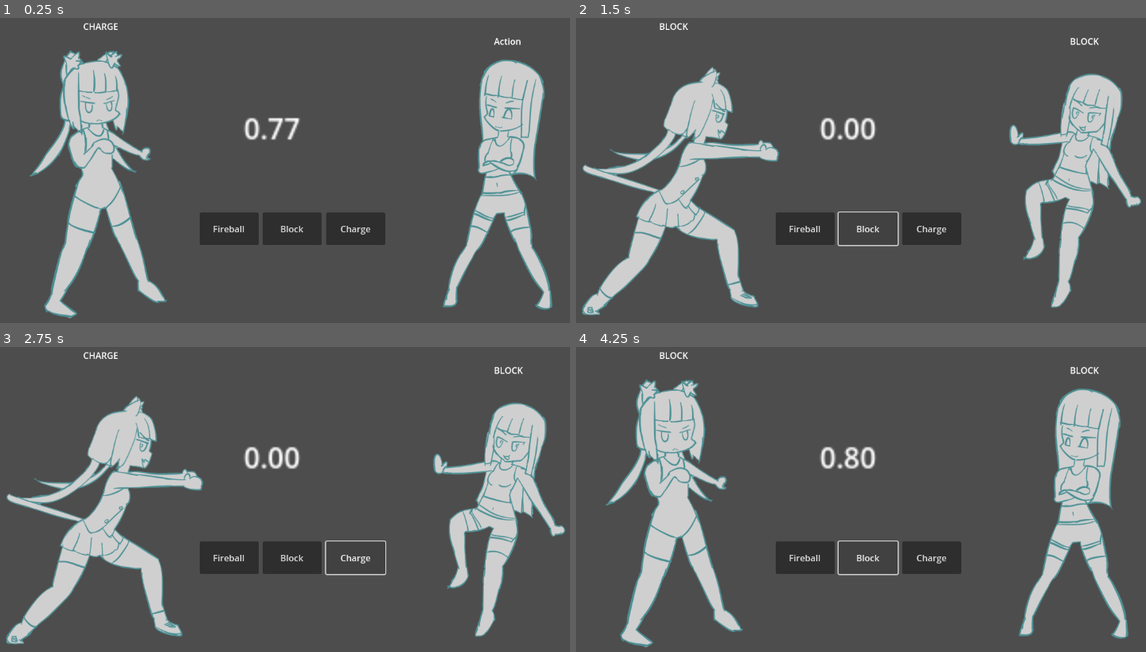
Above: before the commit, frames 1-4 (two rows, left to right).
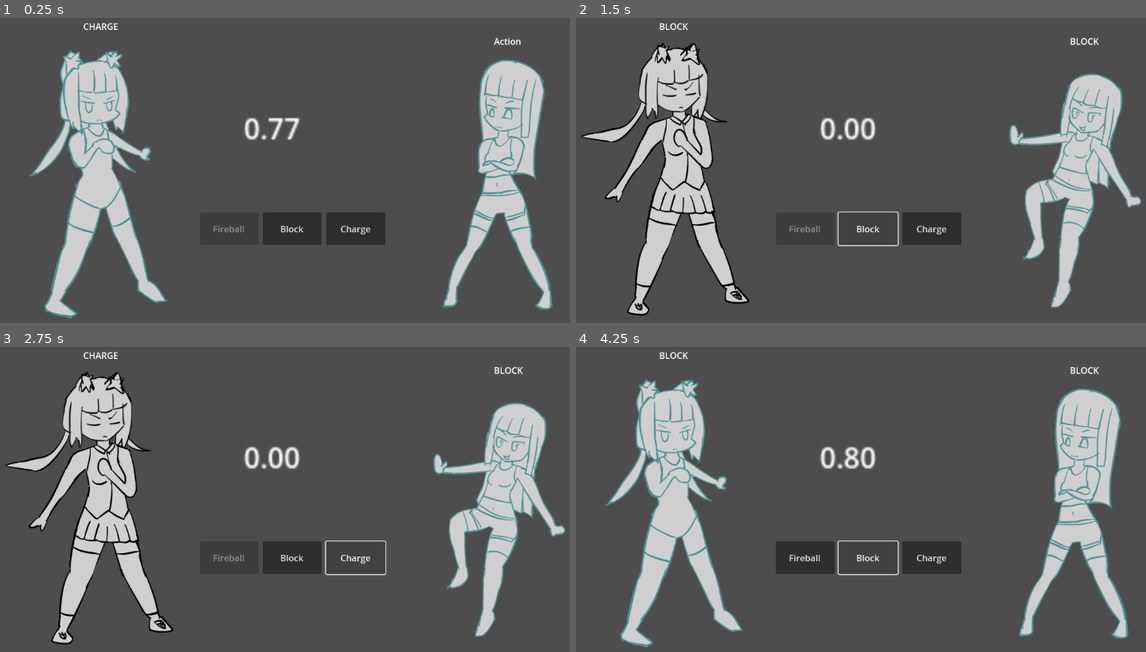
Above: after the commit, the same moments.

Repository: BeatMil/TobPaCharge
Game: Godot game, scene res://scenes/battle.tscn
The game is run twice, just before and just after one commit, with the same random seed, the same clock (stepped at 60 frames per second) and the same inputs.
Inputs (mouse positions are in pixels of both pictures, inside the frame that each line leads up to):
- Up to frame 1 (0.25 s): no input
- Up to frame 2 (1.5 s): click (804, 228) at 0.5 s, where only the run before the commit has a clickable "Fireball"; click "Block" at 1.25 s
- Up to frame 3 (2.75 s): click "Charge" at 2 s
- Up to frame 4 (4.25 s): click (804, 557) at 2.75 s, where only the run before the commit has a clickable "Fireball"; click "Block" at 3.5 s

The runs differ from the first frame. In frame 1, less than 0.1% of the frame differs, in the area x 37-43%, y 68-71%; in frame 2, 9.9%, in the area x 0-43%, y 8-98%; in frame 3, 9.9%; in frame 4, nothing differs.

Commit message:
Disable fireball button when no charge

Diff:
--- a/scripts/Player.gd
+++ b/scripts/Player.gd
@@ -23,10 +23,16 @@
 	# random_action()
 	# print("PLAYER: %s"%[ActionEnum.actions.find_key(chosen_action)])
 	$"AnimationPlayer".play("idle")
+	chosen_action = ActionEnum.actions.CHARGE
+	if charge_count <= 0:
+		# turn off fireball buttons
+		$"CanvasLayer/Buttons/FireBallButton".disabled = true
+	else:
+		$"CanvasLayer/Buttons/FireBallButton".disabled = false
 
 
 func resolve_phase():
-	if chosen_action == ActionEnum.actions.FIREBALL:
+	if chosen_action == ActionEnum.actions.FIREBALL and charge_count:
 		$"AnimationPlayer".play("fireball")
 		spawn_fireball()
 	elif chosen_action == ActionEnum.actions.BLOCK:
@@ -34,6 +40,11 @@
 	elif chosen_action == ActionEnum.actions.CHARGE:
 		$"AnimationPlayer".play("charge")
 		charge_count += 1
+	else:
+		## It shouldn't reach this else...
+		$"AnimationPlayer".play("charge")
+		charge_count += 1
+		printerr("Idle: not enough charges?")
 
 
 func spawn_fireball():
@@ -62,7 +73,7 @@
 
 func _on_area_2d_body_entered(body):
 	if body.is_in_group("fireball"):
-		if chosen_action == ActionEnum.actions.CHARGE:
+		if chosen_action in [ActionEnum.actions.CHARGE, ActionEnum.actions.CHARGE]:
 			$"AnimationPlayer".play("hitted")
 		else:
 			body.explode()
